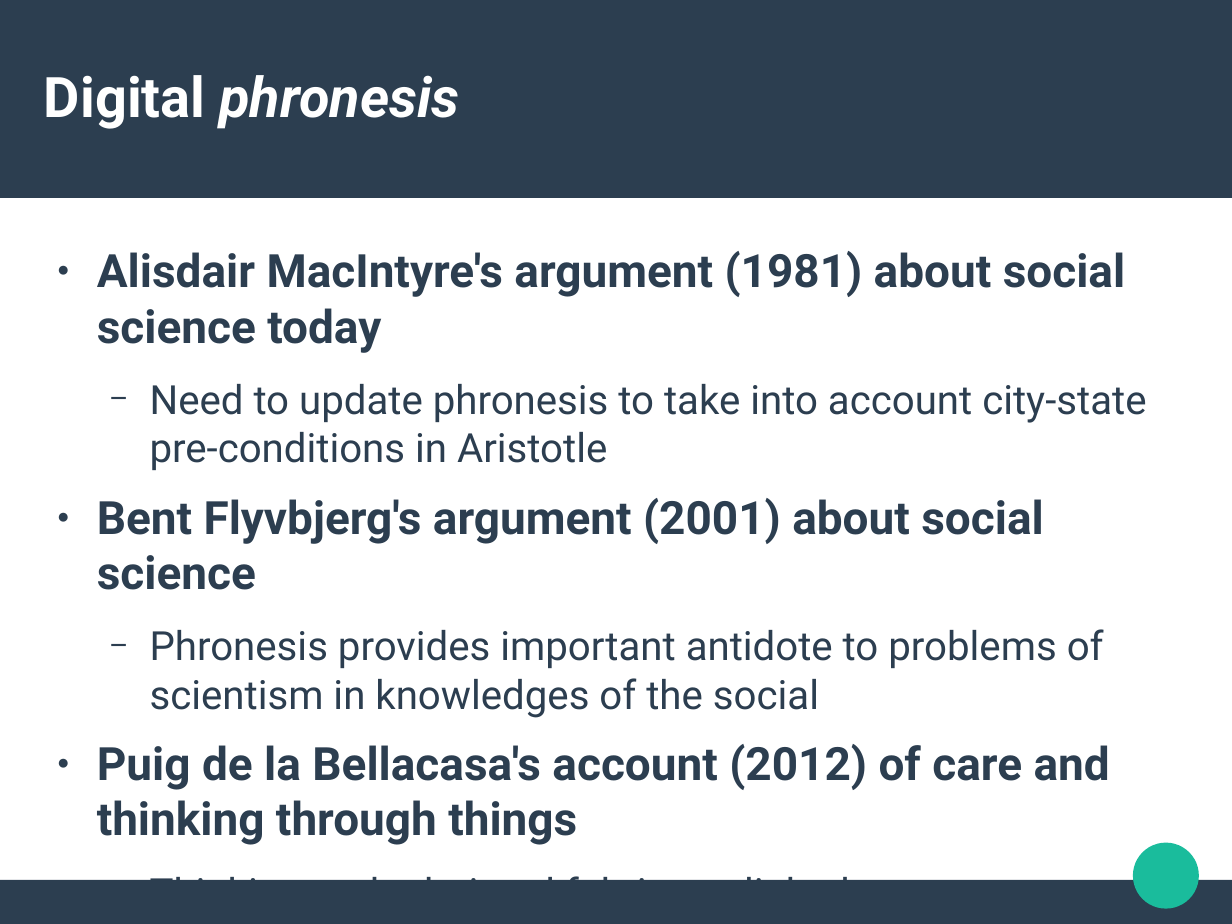
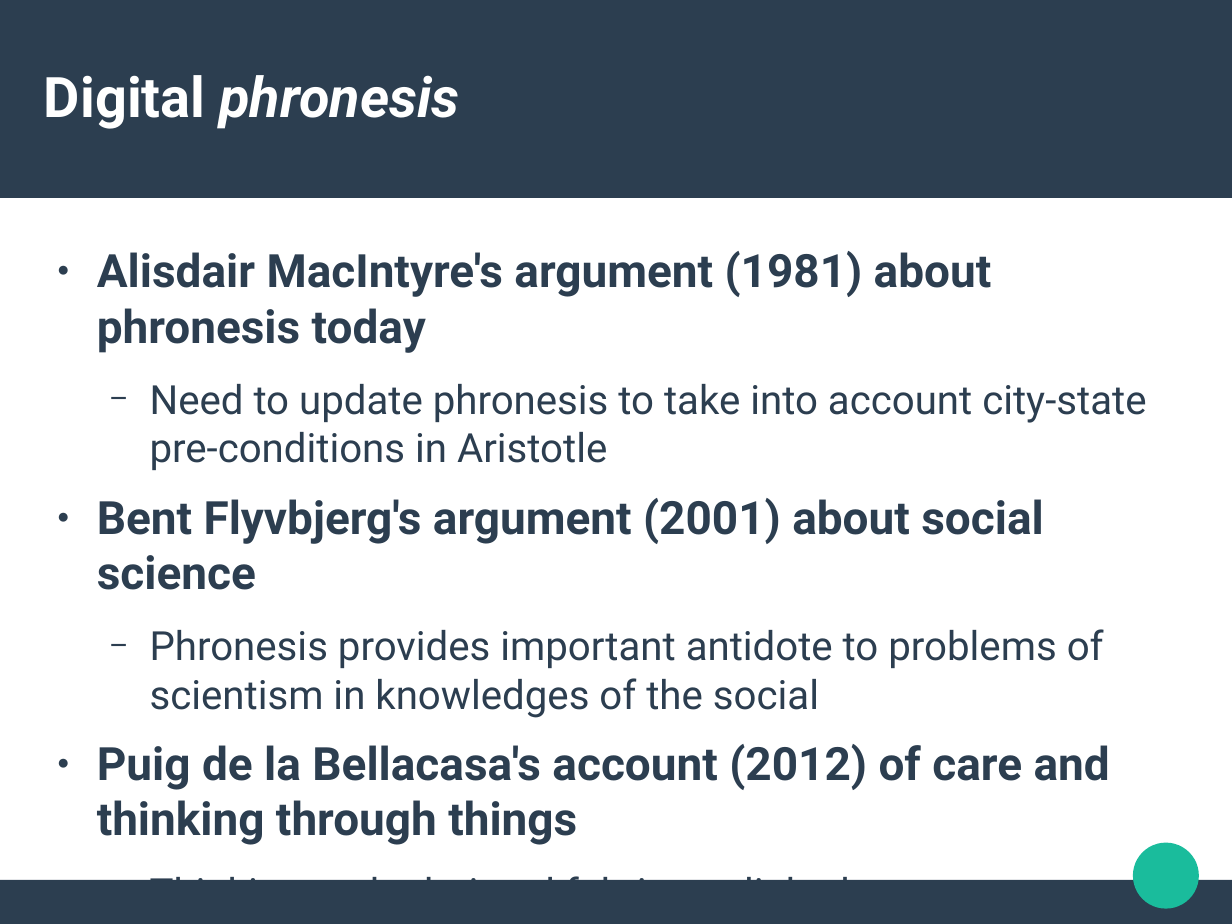
Before and after one commit to rian39/digital_ethics, a slide deck: slide 8 of digital_ethics_slides.odp. Drawn at 1232x924 pixels with LibreOffice and Linux fonts; fonts in the diff are those of the drawing. Boxes give left, top, right and bottom in pixels: in the first picture for what was removed or moved away, otherwise in the second. Text is boxed around its words. In the diff, an @@ line names an element or a change of style, - is before the commit and + after.

```diff
--- a/digital_ethics_slides.odp
+++ b/digital_ethics_slides.odp
@@ text at box(97, 251, 992, 353): text changed @@
-● Alisdair MacIntyre's argument (1981) about social science today
+● Alisdair MacIntyre's argument (1981) about phronesis today
```
Also in this commit, not shown: 3 other slides changed, 1 slide added.
